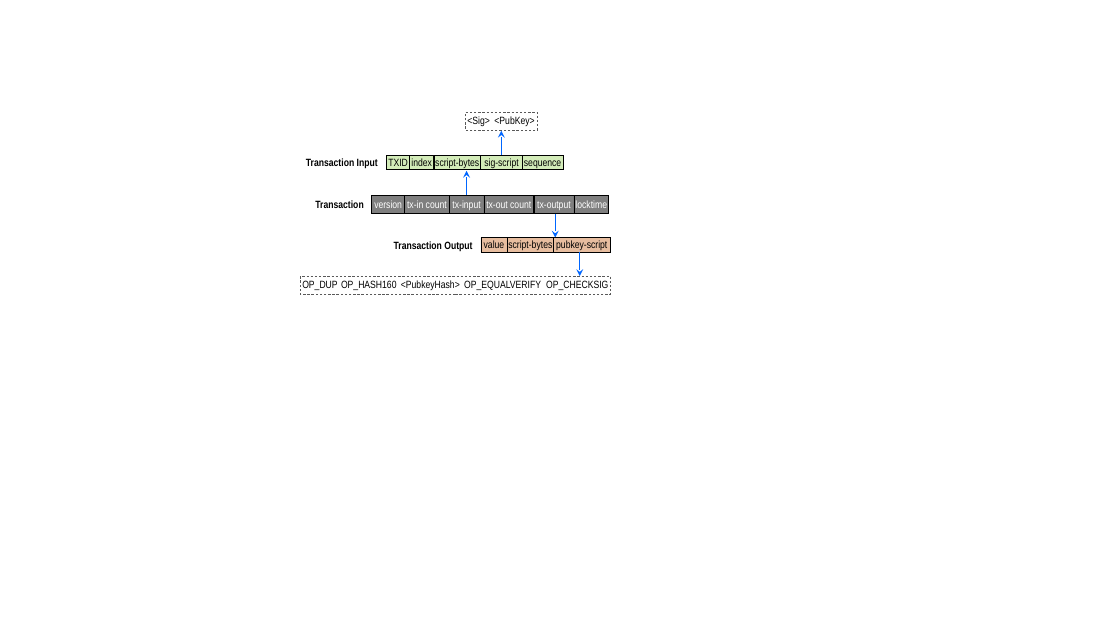
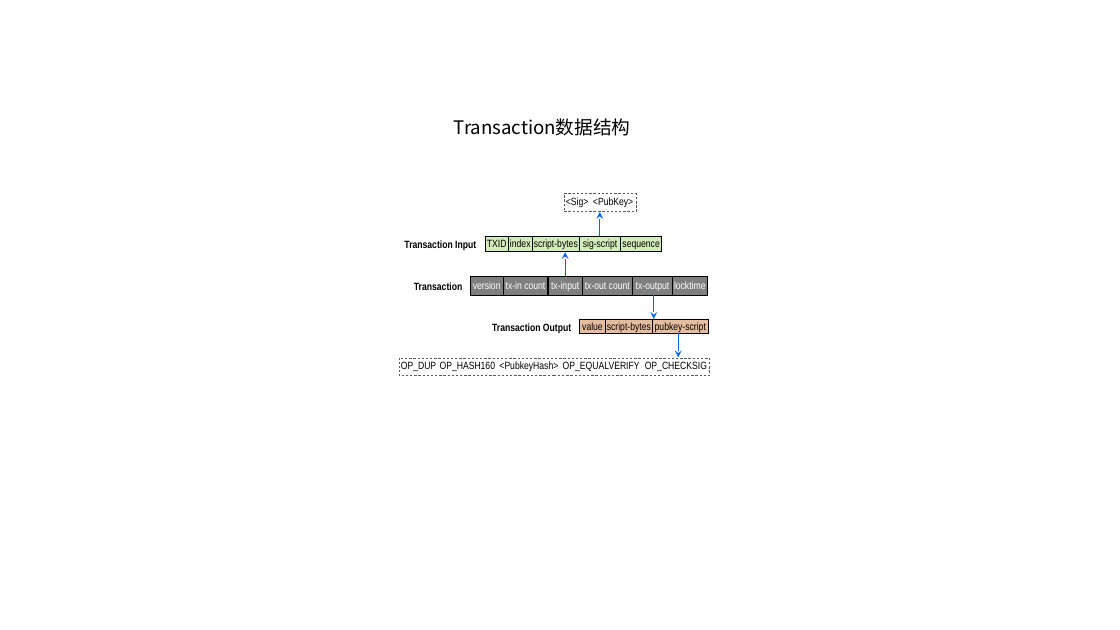
Before and after one commit to Richie-Leo/ydres, a slide deck: slide 1 of img/10/199/1001-bitcoin-internals/bitcoin-internals.pptx (slide 2 before the commit). Drawn at 1120x630 pixels with LibreOffice and Linux fonts; fonts in the diff are those of the drawing. Boxes give left, top, right and bottom in pixels: in the first picture for what was removed or moved away, otherwise in the second. Text is boxed around its words. In the diff, an @@ line names an element or a change of style, - is before the commit and + after.

```diff
--- a/img/10/199/1001-bitcoin-internals/bitcoin-internals.pptx
+++ b/img/10/199/1001-bitcoin-internals/bitcoin-internals.pptx
@@ text added at (454, 118, 630, 136), 16 pt, text #000000 @@
+Transaction数据结构
@@ 16 rectangles, 10 texts, 4 arrows: place and size @@
-16 rectangles, 10 texts, 4 arrows at (301, 113, 612, 294)
+16 rectangles, 10 texts, 4 arrows at (399, 194, 710, 376)
```
Also in this commit, not shown: 1 slide removed, 2 other files.
